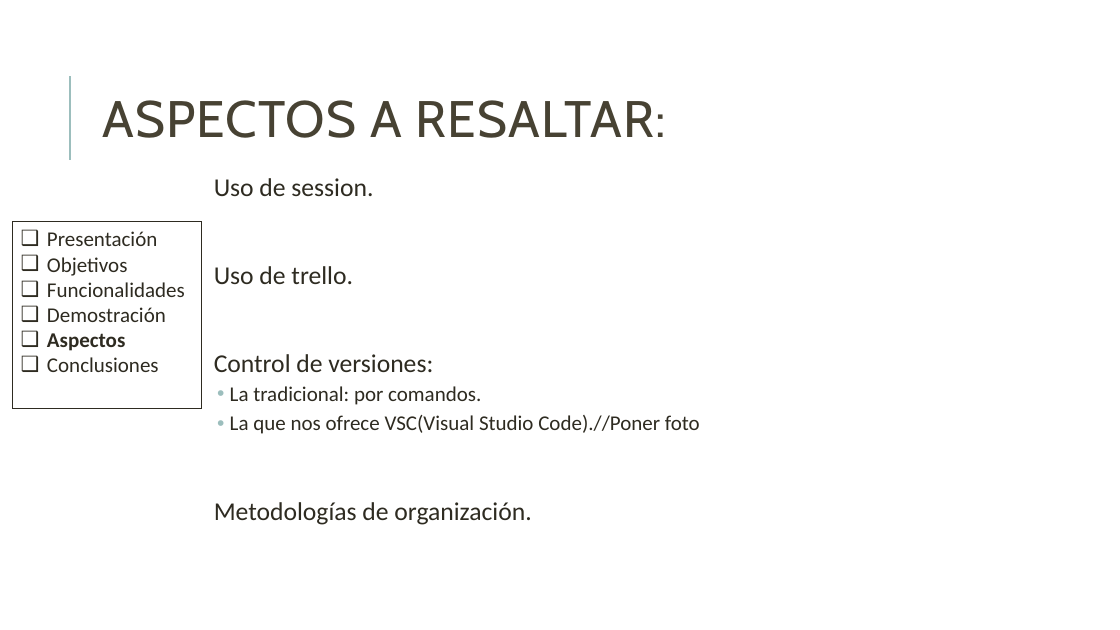
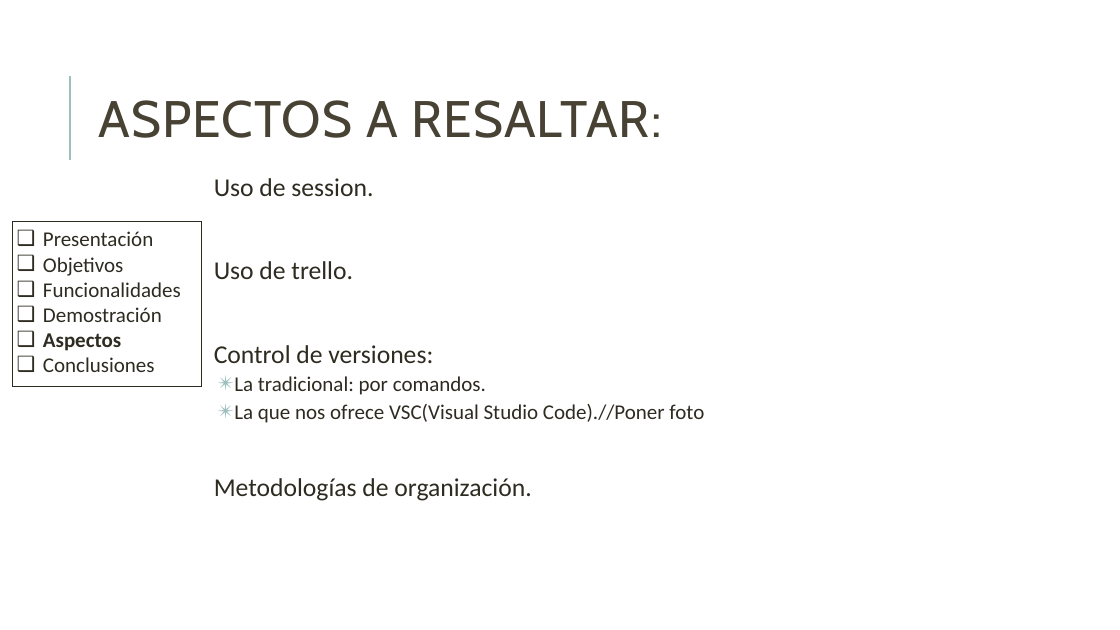
Before and after one commit to danielallhoff/M17-G4-AirDSS, a slide deck: slide 20 of AIRDSS.pptx (slide 17 before the commit). Drawn at 1120x630 pixels with LibreOffice and Linux fonts; fonts in the diff are those of the drawing. Boxes give left, top, right and bottom in pixels: in the first picture for what was removed or moved away, otherwise in the second. Text is boxed around its words. In the diff, an @@ line names an element or a change of style, - is before the commit and + after.

```diff
--- a/AIRDSS.pptx
+++ b/AIRDSS.pptx
@@ title "ASPECTOS A RESALTAR:": place and size @@
-title "ASPECTOS A RESALTAR:" at (102,100,666,138)
+title "ASPECTOS A RESALTAR:" at (98,100,661,138)
@@ text "Uso de session." at (214,178,704,501): less space between paragraphs; bullet • to ✴ @@
@@ rectangle "Presentación": place and size @@
-rectangle "Presentación" at (13,222,202,408)
+rectangle "Presentación" at (13,222,202,386)
```
Also in this commit, not shown: 17 other slides changed, 3 slides added.
